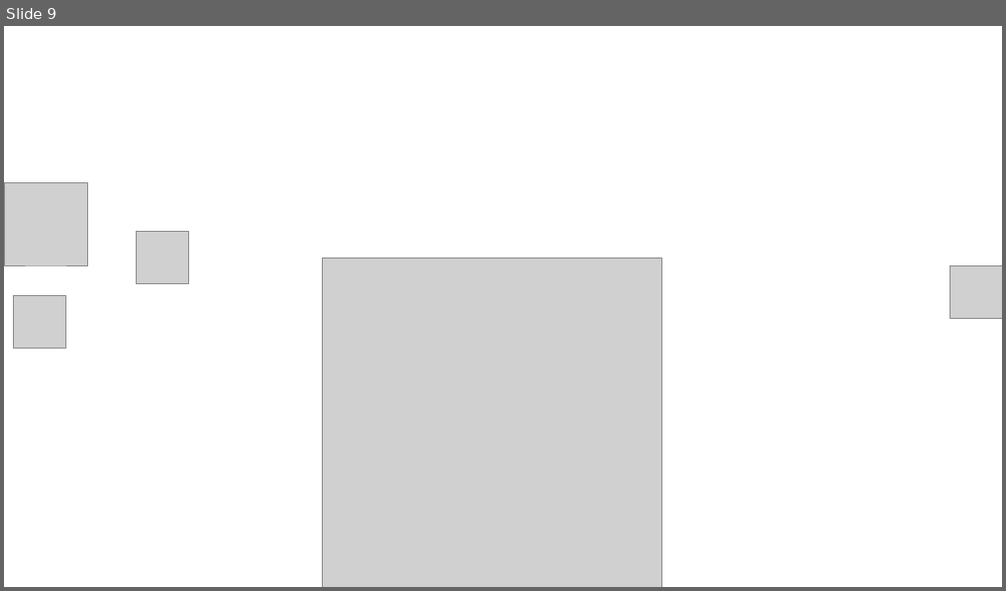
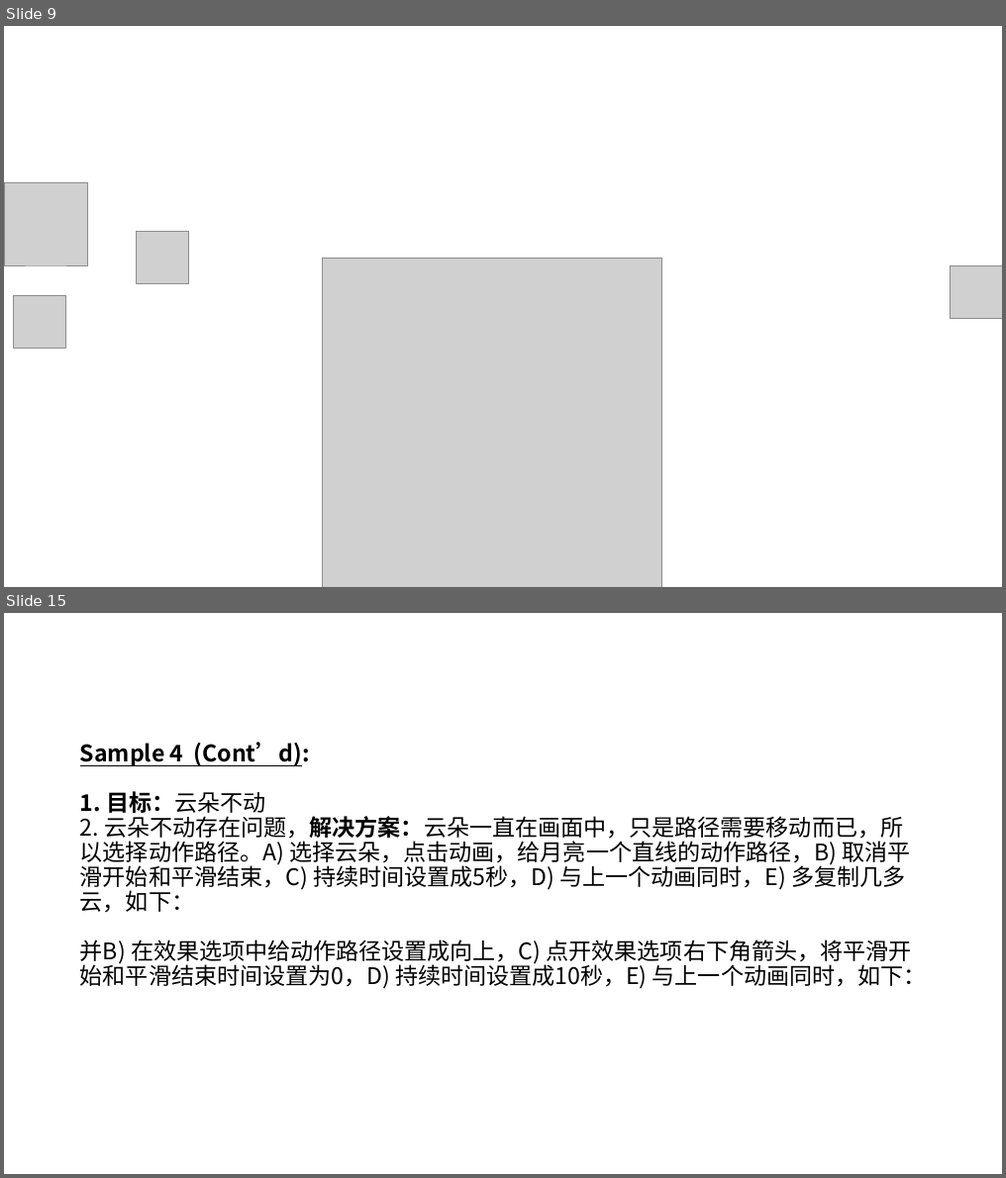
Before and after one commit to Canhui/PPT_Animation_Samples, a slide deck: PPT-Animation-Samples (Part 1).pptx. Shown one above the other, each under a label of ours: slide 9 before the commit, slides 9 and 15 after it; the slides between them are not shown. The pictures are 1006x591 and 1006x1178 pixels, drawn with LibreOffice and Linux fonts; fonts in the diff are those of the drawing; grey boxes stand for pictures; background and template pictures are left out. Boxes give left, top, right and bottom in pixels: in the first picture for what was removed or moved away, otherwise in the second. Text is boxed around its words. In the diff, an @@ line names an element or a change of style, - is before the commit and + after.

```diff
--- a/PPT-Animation-Samples (Part 1).pptx
+++ b/PPT-Animation-Samples (Part 1).pptx
@@ slide 15 added at box(4, 613, 1002, 1174), background #FFFFFF @@
@@ title added at box(80, 742, 927, 989), 22 pt, text #000000 @@
+Sample 4 (Cont’d):
+1. 目标：云朵不动
+2. 云朵不动存在问题，解决方案：云朵一直在画面中，只是路径需要移动而已，所以选择动作路径。A) 选择云朵，点击动画，给月亮一个直线的动作路径，B) 取消平滑开始和平滑结束，C) 持续时间设置成5秒，D) 与上一个动画同时，E) 多复制几多云，如下：
+并B) 在效果选项中给动作路径设置成向上，C) 点开效果选项右下角箭头，将平滑开始和平滑结束时间设置为0，D) 持续时间设置成10秒，E) 与上一个动画同时，如下：
```
Also in this commit, not shown: 5 slides changed, 6 other slides added, 1 other file.
